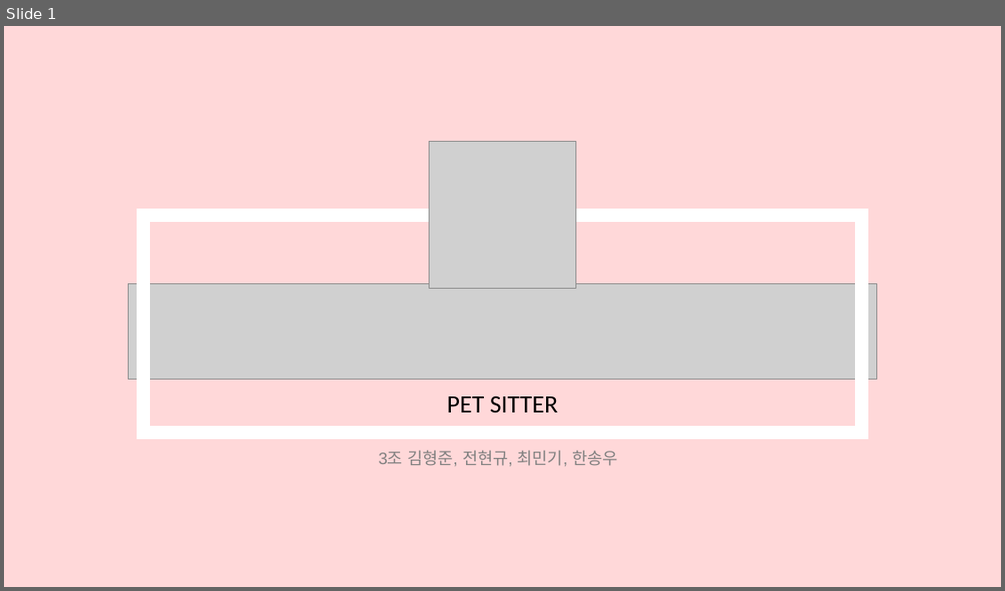
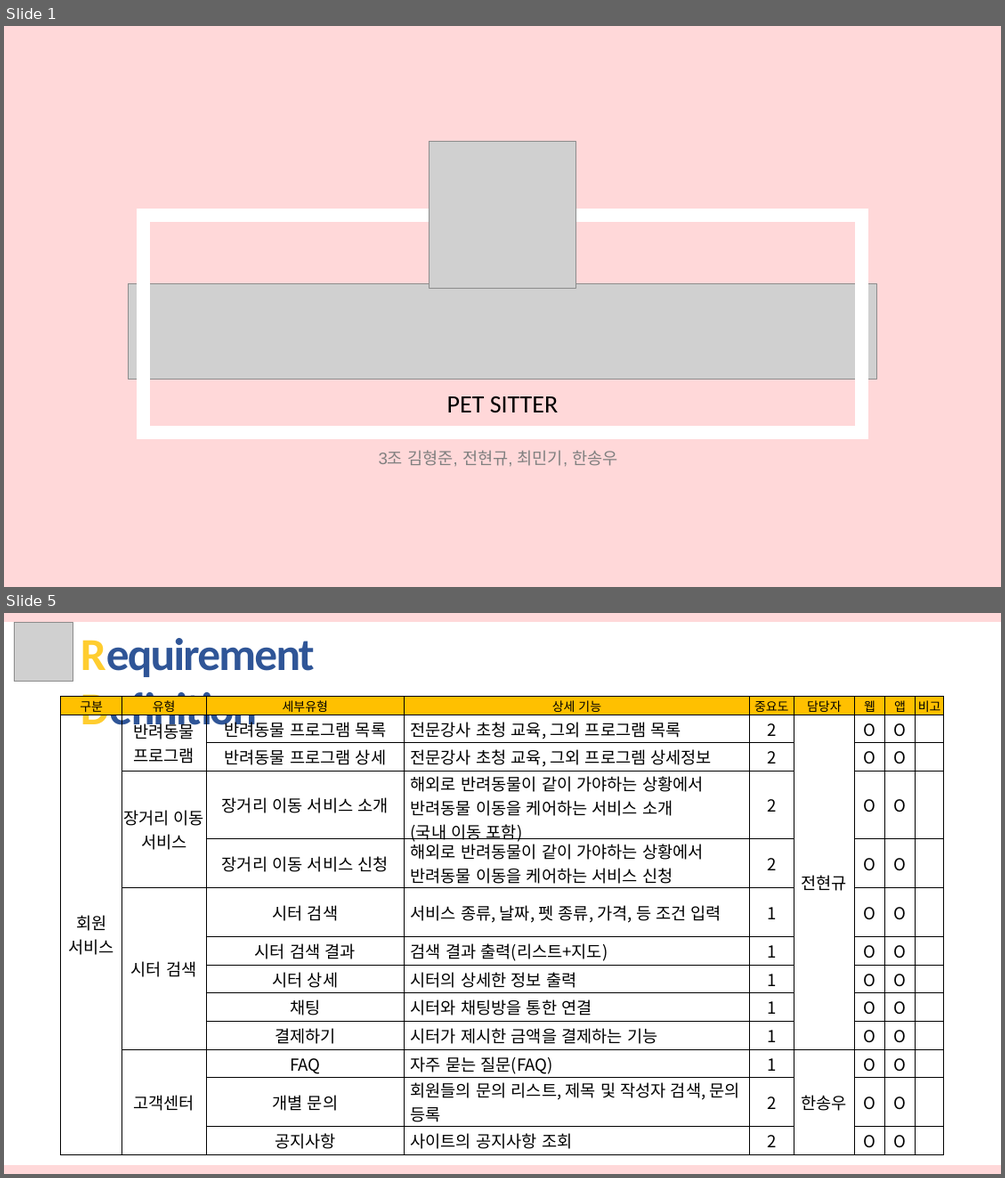
Before and after one commit to hhsw07/ezen-academy-projects, a slide deck: cmk/반려동물관리서비스.pptx. Shown one above the other, each under a label of ours: slide 1 before the commit, slides 1 and 5 after it; the slides between them are not shown. The pictures are 1005x591 and 1005x1178 pixels, drawn with LibreOffice and Linux fonts; fonts in the diff are those of the drawing; grey boxes stand for pictures. Boxes give left, top, right and bottom in pixels: in the first picture for what was removed or moved away, otherwise in the second. Text is boxed around its words. In the diff, an @@ line names an element or a change of style, - is before the commit and + after.

```diff
--- a/cmk/반려동물관리서비스.pptx
+++ b/cmk/반려동물관리서비스.pptx
@@ slide 5 added at (x1=4, y1=613, x2=1001, y2=1174), background #FFFFFF @@
@@ rectangle added at (x1=4, y1=613, x2=1001, y2=622), fill #FFD8D9 @@
@@ picture added at (x1=15, y1=623, x2=73, y2=682) @@
@@ text added at (x1=81, y1=638, x2=315, y2=736), 44 pt, text #2F5597, bold @@
+Requirement Definition
@@ table added at (x1=61, y1=697, x2=945, y2=1154), 13 rows, 9 columns @@
+구분 | 유형 | 세부유형 | 상세 기능 | 중요도 | 담당자 | 웹 | 앱 | 비고
+회원 서비스 | 반려동물 프로그램 | 반려동물 프로그램 목록 | 전문강사 초청 교육, 그외 프로그램 목록 | 2 | 전현규 | O | O | 
+ |  | 반려동물 프로그램 상세 | 전문강사 초청 교육, 그외 프로그렘 상세정보 | 2 |  | O | O | 
+ | 장거리 이동 서비스 | 장거리 이동 서비스 소개 | 해외로 반려동물이 같이 가야하는 상황에서 반려동물 이동을 케어하는 서비스 소개 / (국내 이동 포함) | 2 |  | O | O | 
+ |  | 장거리 이동 서비스 신청 | 해외로 반려동물이 같이 가야하는 상황에서 반려동물 이동을 케어하는 서비스 신청 | 2 |  | O | O | 
+ | 시터 검색 | 시터 검색 | 서비스 종류, 날짜, 펫 종류, 가격, 등 조건 입력 | 1 |  | O | O | 
+ |  | 시터 검색 결과 | 검색 결과 출력(리스트+지도) | 1 |  | O | O | 
+ |  | 시터 상세 | 시터의 상세한 정보 출력 | 1 |  | O | O | 
+ |  | 채팅 | 시터와 채팅방을 통한 연결 | 1 |  | O | O | 
+ |  | 결제하기 | 시터가 제시한 금액을 결제하는 기능 | 1 |  | O | O | 
+ | 고객센터 | FAQ | 자주 묻는 질문(FAQ) | 1 | 한송우 | O | O | 
+ |  | 개별 문의 | 회원들의 문의 리스트, 제목 및 작성자 검색, 문의 등록 | 2 |  | O | O | 
+ |  | 공지사항 | 사이트의 공지사항 조회 | 2 |  | O | O | 
@@ rectangle added at (x1=4, y1=1165, x2=1001, y2=1174), fill #FFD8D9 @@
```
Also in this commit, not shown: 26 slides changed, 32 other slides added, 1 slide removed.
